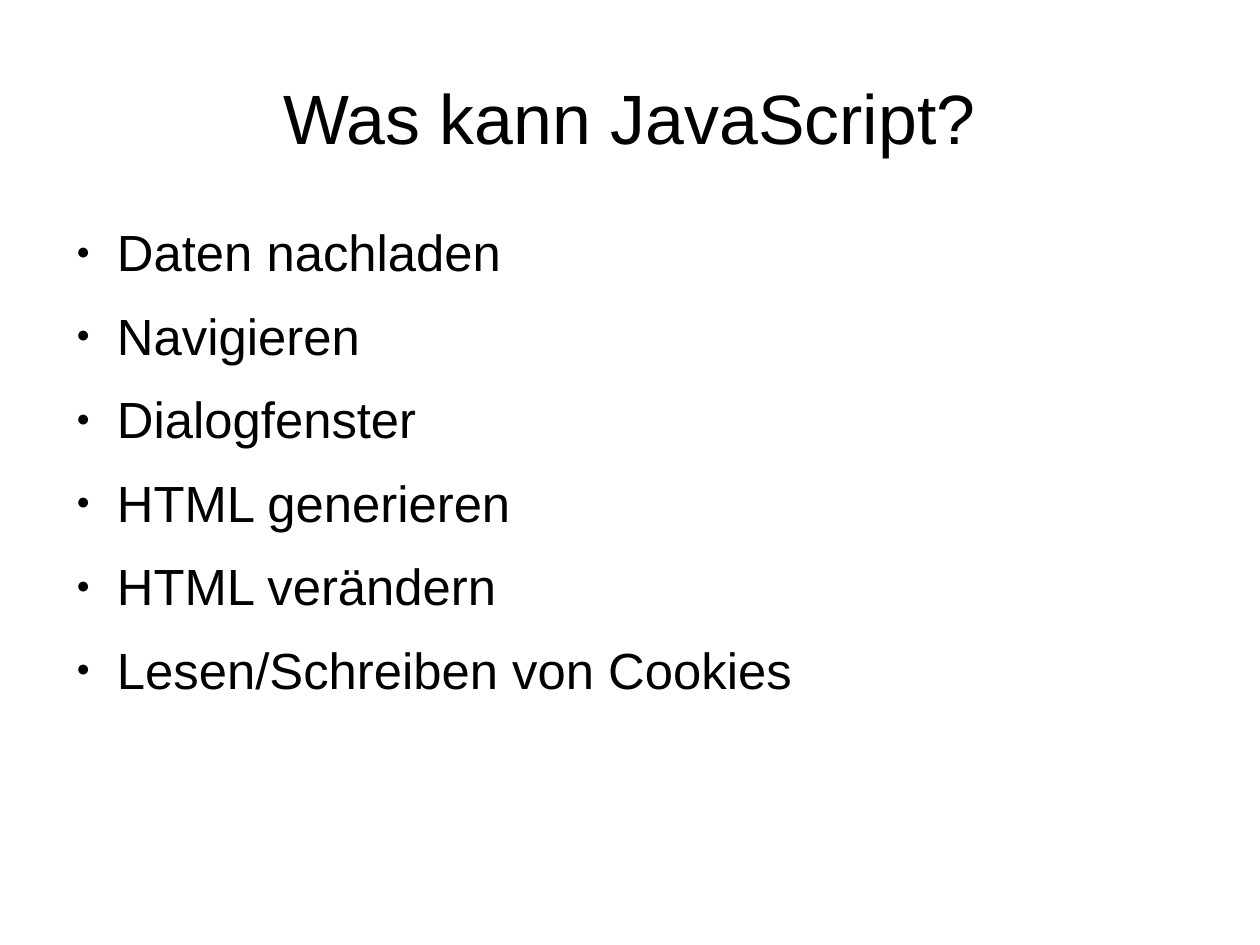
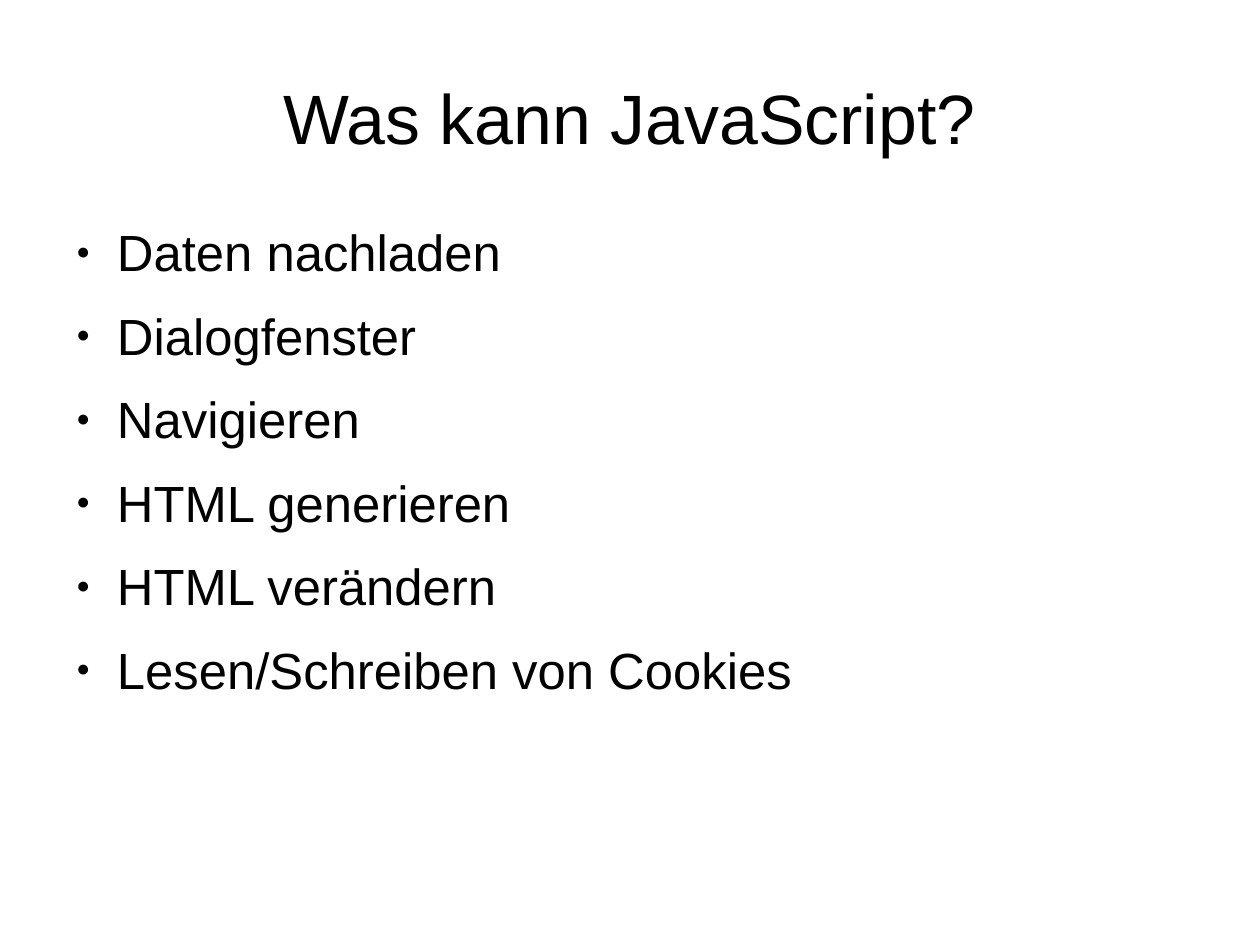
Before and after one commit to JoschaHemlep/javascript-talk, a slide deck: slide 4 of presentation/JavaScript.odp. Drawn at 1260x945 pixels with LibreOffice and Linux fonts; fonts in the diff are those of the drawing. Boxes give left, top, right and bottom in pixels: in the first picture for what was removed or moved away, otherwise in the second. Text is boxed around its words. In the diff, an @@ line names an element or a change of style, - is before the commit and + after.

```diff
--- a/presentation/JavaScript.odp
+++ b/presentation/JavaScript.odp
@@ text at (117,318,416,365): paragraph added @@
+● Dialogfenster
@@ text at (117,401,416,449): paragraph removed @@
-● Dialogfenster
```
Also in this commit, not shown: 6 slides added, 17 other files.
